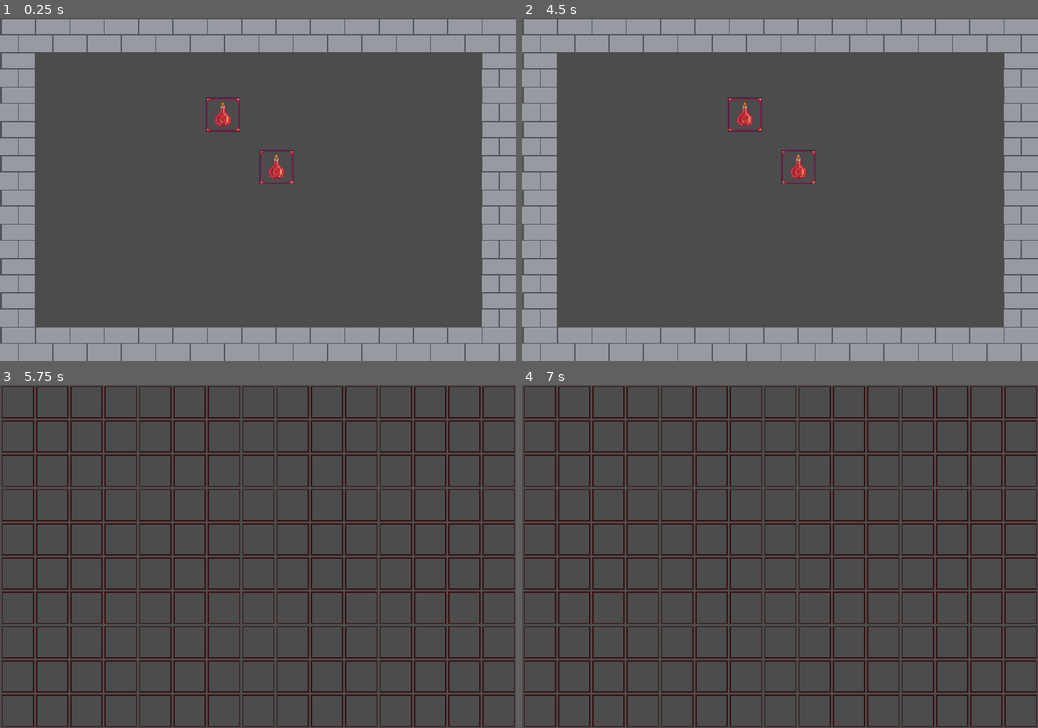
Above: before the commit, frames 1-4 (two rows, left to right).
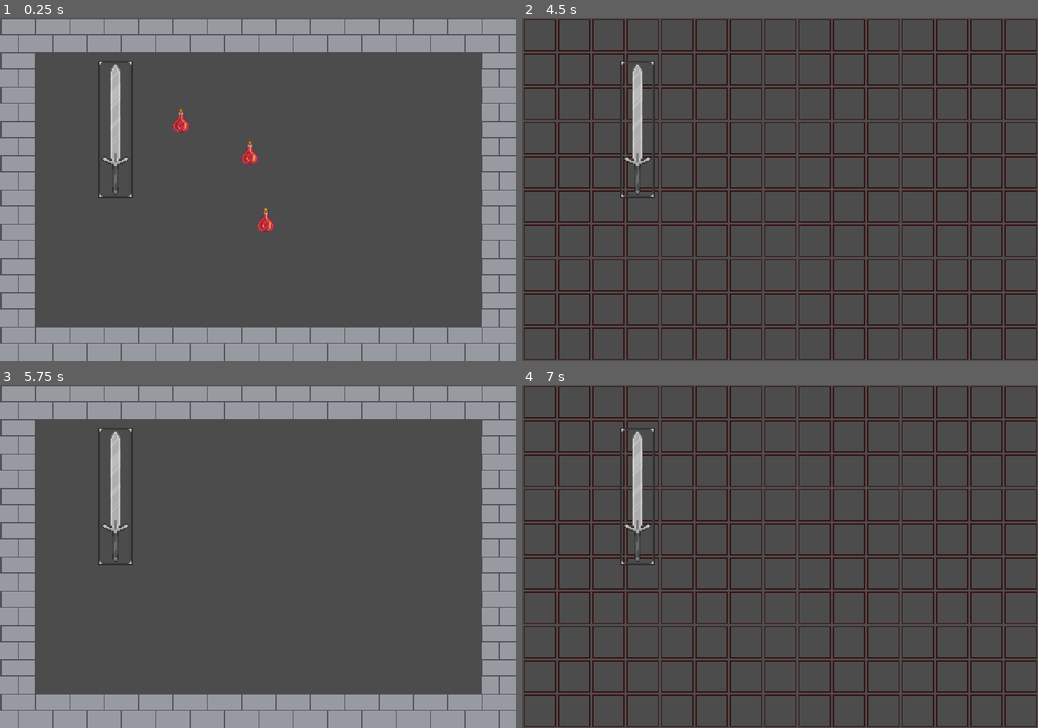
Above: after the commit, the same moments.

Repository: Steaf23/GWJ33
Game: Godot game, scene res://scenes/World.tscn
Same seed, same stepped clock (60 frames per second), same inputs: the game is played once before the commit and once after it.
Inputs (mouse positions are in pixels of both pictures, inside the frame that each line leads up to):
- Up to frame 1 (0.25 s): no input
- Up to frame 2 (4.5 s): tap Enter at 0.5, 2, 3.5 s; move the mouse to (800, 165) at 0.52 s; hold D (ui_right) 0.53-1.28 s; hold E (open_bag) 0.53-1.28 s; click (800, 165) at 0.67 s; tap Space (pickup_item) at 1.25, 1.35, 2.75, 2.85, 4.25, 4.35 s; move the mouse to (676, 206) at 1.27 s; hold S (ui_down) 1.28-2.03 s; click (676, 206) at 1.42 s; move the mouse to (743, 114) at 2.02 s; hold D (ui_right) 2.03-2.78 s; hold E (open_bag) 2.03-2.78 s; click (743, 114) at 2.17 s; move the mouse to (754, 258) at 2.77 s; hold W (ui_up) 2.78-3.53 s; click (754, 258) at 2.92 s; move the mouse to (934, 240) at 3.52 s; hold E (open_bag) 3.53-4.28 s; hold A (ui_left) from 3.53 s (still down); click (934, 240) at 3.67 s; move the mouse to (625, 138) at 4.27 s; click (625, 138) at 4.42 s
- Up to frame 3 (5.75 s): move the mouse to (283, 556) at 5.02 s; release A (ui_left) at 5.03 s; hold S (ui_down) from 5.03 s (still down); hold E (open_bag) from 5.03 s (still down); click (283, 556) at 5.17 s
- Up to frame 4 (7 s): move the mouse to (702, 470) at 5.77 s; release S (ui_down) at 5.78 s; release E (open_bag) at 5.78 s; hold D (ui_right) 5.78-6.53 s; tap Space (pickup_item) at 5.85 s; click (702, 470) at 5.92 s; move the mouse to (893, 539) at 6.52 s; hold W (ui_up) from 6.53 s (still down); hold E (open_bag) from 6.53 s (still down); click (893, 539) at 6.67 s

The runs differ from the first frame. In frame 1, 1.9% of the frame differs, in the area x 19-57%, y 12-63%; in frame 2, 37%, in the area x 0-100%, y 0-100%; in frame 3, 37%; in frame 4, 0.9%.

Commit message:
written converter for converting ground to bag items and vice versa

Diff:
--- a/Godot/scenes/Bag.tscn
+++ b/Godot/scenes/Bag.tscn
@@ -31,4 +31,13 @@
 collision_mask = 2
 
 [node name="CollisionPolygon2D" type="CollisionPolygon2D" parent="Border"]
-polygon = PoolVector2Array( 384, 96, 384, 320, 480, 320, 480, 0, 0, 0, 0, 320, 384, 320, 384, 256, 224, 256, 224, 96 )
+polygon = PoolVector2Array( 320, 128, 320, 320, 480, 320, 480, 0, 0, 0, 0, 320, 320, 320, 320, 288, 160, 288, 160, 128 )
+
+[node name="Top" type="Position2D" parent="."]
+position = Vector2( 224, 64 )
+
+[node name="Right" type="Position2D" parent="."]
+position = Vector2( 384, 160 )
+
+[node name="Left" type="Position2D" parent="."]
+position = Vector2( 64, 160 )
--- a/Godot/scenes/Dungeon.tscn
+++ b/Godot/scenes/Dungeon.tscn
@@ -1,10 +1,9 @@
-[gd_scene load_steps=6 format=2]
+[gd_scene load_steps=5 format=2]
 
 [ext_resource path="res://scenes/Player.tscn" type="PackedScene" id=1]
-[ext_resource path="res://scenes/GroundItem.tscn" type="PackedScene" id=2]
+[ext_resource path="res://scenes/ground_items/GroundItem.tscn" type="PackedScene" id=2]
 [ext_resource path="res://scripts/Dungeon.gd" type="Script" id=3]
-[ext_resource path="res://scenes/Room.tscn" type="PackedScene" id=4]
-[ext_resource path="res://scenes/WarningSign.tscn" type="PackedScene" id=5]
+[ext_resource path="res://scenes/rooms/Room.tscn" type="PackedScene" id=4]
 
 [node name="Dungeon" type="Node2D"]
 script = ExtResource( 3 )
@@ -15,11 +14,13 @@
 [node name="Room" parent="." instance=ExtResource( 4 )]
 
 [node name="GroundItem" parent="Room" instance=ExtResource( 2 )]
-position = Vector2( 257, 139 )
+position = Vector2( 168, 96 )
 
 [node name="GroundItem2" parent="Room" instance=ExtResource( 2 )]
-position = Vector2( 207, 90 )
+position = Vector2( 247, 189 )
 
-[node name="WarningSign" parent="." instance=ExtResource( 5 )]
+[node name="GroundItem3" parent="Room" instance=ExtResource( 2 )]
+position = Vector2( 232, 126 )
+id = "Sword"
 
 [editable path="Room"]
--- a/Godot/scenes/Hero.gd
+++ b/Godot/scenes/Hero.gd
@@ -1,3 +1,25 @@
-extends Node2D
+extends Area2D
 
 export var HP = 100
+
+var show_hover = false
+
+onready var sprite = $Sprite
+
+func _process(delta):
+	show_hover = false
+	if get_player() != null:
+		show_hover = true
+	set_hover_shader(show_hover)
+
+func show_equipment():
+	print("EQUIP ME")
+
+func set_hover_shader(enabled):
+	sprite.get_material().set_shader_param("outline_enabled", enabled)
+
+func get_player():
+	for body in get_overlapping_bodies():
+		if body.name == "Player":
+			return body
+	return null
--- a/Godot/scenes/Hero.tscn
+++ b/Godot/scenes/Hero.tscn
@@ -1,8 +1,31 @@
-[gd_scene load_steps=2 format=2]
+[gd_scene load_steps=6 format=2]
 
 [ext_resource path="res://scenes/Hero.gd" type="Script" id=1]
+[ext_resource path="res://resources/PixelOutline.shader" type="Shader" id=2]
+[ext_resource path="res://assets/sprites/Bag_Claymore.png" type="Texture" id=3]
 
-[node name="Hero" type="Node2D"]
+[sub_resource type="ShaderMaterial" id=1]
+shader = ExtResource( 2 )
+shader_param/outline_enabled = false
+shader_param/blink = null
+shader_param/outline_color = Color( 0.168627, 1, 0.882353, 1 )
+
+[sub_resource type="CircleShape2D" id=2]
+radius = 16.0
+
+[node name="Hero" type="Area2D"]
 script = ExtResource( 1 )
 
 [node name="Sprite" type="Sprite" parent="."]
+material = SubResource( 1 )
+texture = ExtResource( 3 )
+
+[node name="Collision" type="CollisionShape2D" parent="."]
+shape = SubResource( 2 )
+
+[node name="EquipMenu" type="Area2D" parent="."]
+visible = false
+
+[node name="Slot" type="CollisionPolygon2D" parent="EquipMenu"]
+position = Vector2( 96, 64 )
+polygon = PoolVector2Array( 0, 0, 32, 0, 32, 32, 0, 32 )
--- /dev/null
+++ b/Godot/scenes/ItemConverter.gd
@@ -0,0 +1,10 @@
+extends Node
+
+func to_bag(ground_item):
+	return load("res://scenes/bag_items/" + ground_item.id + "BagItem.tscn").instance()
+
+func to_ground(bag_item):
+	var ground_item = load("res://scenes/ground_items/GroundItem.tscn").instance()
+	ground_item.id = bag_item.id
+	ground_item.sprite.texture = load("res://assets/sprites/Ground" + bag_item.id + ".png")
+	return ground_item
--- a/Godot/scenes/WarningSign.tscn
+++ b/Godot/scenes/WarningSign.tscn
@@ -1,3 +1,14 @@
-[gd_scene format=2]
+[gd_scene load_steps=2 format=2]
+
+[ext_resource path="res://scripts/WarningSign.gd" type="Script" id=1]
 
 [node name="WarningSign" type="Node2D"]
+script = ExtResource( 1 )
+
+[node name="Sprite" type="Sprite" parent="."]
+
+[node name="Sprite2" type="Sprite" parent="."]
+
+[node name="Sprite3" type="Sprite" parent="."]
+
+[node name="Sprite4" type="Sprite" parent="."]
--- a/Godot/scenes/World.tscn
+++ b/Godot/scenes/World.tscn
@@ -1,8 +1,10 @@
-[gd_scene load_steps=4 format=2]
+[gd_scene load_steps=6 format=2]
 
 [ext_resource path="res://scenes/Dungeon.tscn" type="PackedScene" id=1]
 [ext_resource path="res://scenes/Bag.tscn" type="PackedScene" id=2]
 [ext_resource path="res://scripts/World.gd" type="Script" id=3]
+[ext_resource path="res://scenes/Hero.tscn" type="PackedScene" id=4]
+[ext_resource path="res://scenes/ItemConverter.gd" type="Script" id=5]
 
 [node name="World" type="Node2D"]
 pause_mode = 2
@@ -18,5 +20,11 @@
 wait_time = 5.0
 one_shot = true
 
+[node name="Hero" parent="." instance=ExtResource( 4 )]
+position = Vector2( 107, 104 )
+
+[node name="ItemConverter" type="Node" parent="."]
+script = ExtResource( 5 )
+
 [connection signal="request_item_pickup" from="Dungeon" to="." method="on_dungeon_request_item_pickup"]
 [connection signal="timeout" from="LootTimer" to="Dungeon" method="_on_loot_timeout"]
--- a/Godot/scenes/BagItem.tscn
+++ b/Godot/scenes/bag_items/BagItem.tscn
@@ -1,7 +1,6 @@
-[gd_scene load_steps=3 format=2]
+[gd_scene load_steps=2 format=2]
 
 [ext_resource path="res://scripts/BagItem.gd" type="Script" id=1]
-[ext_resource path="res://assets/sprites/Bag_Potion.png" type="Texture" id=2]
 
 [node name="BagItem" type="Area2D"]
 collision_layer = 2
@@ -10,7 +9,6 @@
 
 [node name="Sprite" type="Sprite" parent="."]
 position = Vector2( 16, 16 )
-texture = ExtResource( 2 )
 
 [node name="Collision" type="CollisionPolygon2D" parent="."]
 position = Vector2( 16, 16 )
--- /dev/null
+++ b/Godot/scenes/bag_items/SwordBagItem.tscn
@@ -0,0 +1,13 @@
+[gd_scene load_steps=3 format=2]
+
+[ext_resource path="res://assets/sprites/Bag_Claymore.png" type="Texture" id=1]
+[ext_resource path="res://scenes/bag_items/BagItem.tscn" type="PackedScene" id=2]
+
+[node name="BagItem" instance=ExtResource( 2 )]
+
+[node name="Sprite" parent="." index="0"]
+texture = ExtResource( 1 )
+offset = Vector2( 0, 16 )
+
+[node name="Collision" parent="." index="1"]
+polygon = PoolVector2Array( -15, -47, 15, -47, 15, 79, -15, 79 )
--- a/Godot/scenes/GroundItem.tscn
+++ b/Godot/scenes/ground_items/GroundItem.tscn
@@ -1,17 +1,17 @@
 [gd_scene load_steps=8 format=2]
 
 [ext_resource path="res://scripts/GroundItem.gd" type="Script" id=1]
-[ext_resource path="res://assets/sprites/Bag_Potion.png" type="Texture" id=2]
-[ext_resource path="res://scenes/BagItem.tscn" type="PackedScene" id=3]
+[ext_resource path="res://assets/sprites/GroundPotion.png" type="Texture" id=2]
+[ext_resource path="res://scenes/bag_items/BagItem.tscn" type="PackedScene" id=3]
 [ext_resource path="res://resources/PixelOutline.shader" type="Shader" id=4]
 
-[sub_resource type="RectangleShape2D" id=1]
-extents = Vector2( 16, 16 )
+[sub_resource type="CircleShape2D" id=4]
+radius = 14.0
 
 [sub_resource type="ShaderMaterial" id=2]
 resource_local_to_scene = true
 shader = ExtResource( 4 )
-shader_param/outline_enabled = null
+shader_param/outline_enabled = false
 shader_param/blink = false
 shader_param/outline_color = Color( 1, 1, 1, 1 )
 
@@ -37,7 +37,7 @@
 bag_item = ExtResource( 3 )
 
 [node name="Collision" type="CollisionShape2D" parent="."]
-shape = SubResource( 1 )
+shape = SubResource( 4 )
 
 [node name="Sprite" type="Sprite" parent="."]
 material = SubResource( 2 )
@@ -45,6 +45,3 @@
 
 [node name="AnimationPlayer" type="AnimationPlayer" parent="."]
 anims/Blink = SubResource( 3 )
-
-[connection signal="mouse_entered" from="." to="." method="_on_mouse_entered"]
-[connection signal="mouse_exited" from="." to="." method="_on_mouse_exited"]
--- a/Godot/scripts/Bag.gd
+++ b/Godot/scripts/Bag.gd
@@ -3,6 +3,10 @@
 const GRID_SIZE = 32
 
 var held_item
+
+onready var spawn_top = $Top.position
+onready var spawn_left = $Left.position
+onready var spawn_right = $Right.position
 
 func _process(delta):
 	if held_item == null:
--- a/Godot/scripts/BagItem.gd
+++ b/Godot/scripts/BagItem.gd
@@ -1,10 +1,12 @@
 extends Area2D
 
 export(PackedScene) var ground_item
+export var id = ""
 
 var picked_up
 var mouse_offset = Vector2.ZERO
-var old_pos
+var old_pos = Position2D.new()
+var rot : int
 
 signal clicked_on(item)
 
@@ -26,16 +28,24 @@
 			if event.is_pressed():
 				mouse_offset = get_local_mouse_position()
 				picked_up = true
-				old_pos = position
+				old_pos.position = position
+				old_pos.rotation_degrees = rot
 				emit_signal("clicked_on", self)
 
+# TODO change this, add old_rotation
+func set_rot(degrees):
+	print(degrees)
+	rot = degrees
+	sprite.rotation_degrees = rot
+	collision.rotation_degrees = rot
+
 func rotateCW():
-	sprite.rotation_degrees += 90
-	collision.rotation_degrees += 90
+	set_rot(rot + 90 % 360)
 
 func drop():
 	if self.get_overlapping_areas().size() != 0:
-		position = old_pos
+		position = old_pos.position
+		set_rot(old_pos.rotation_degrees)
 
 func get_ground_item():
 	return ground_item.instance()
--- a/Godot/scripts/GroundItem.gd
+++ b/Godot/scripts/GroundItem.gd
@@ -1,6 +1,7 @@
 extends Area2D
 
 export(PackedScene) var bag_item
+export var id = ""
 
 var show_hover = false
 
@@ -12,12 +13,6 @@
 	if get_player() != null:
 		show_hover = true
 	set_hover_shader(show_hover)
-
-func _on_mouse_entered():
-	show_hover = true
-
-func _on_mouse_exited():
-	show_hover = false
 
 func set_hover_shader(enabled):
 	sprite.get_material().set_shader_param("outline_enabled", enabled)
--- /dev/null
+++ b/Godot/scripts/WarningSign.gd
@@ -0,0 +1,3 @@
+extends Node2D
+
+#
--- a/Godot/scripts/World.gd
+++ b/Godot/scripts/World.gd
@@ -5,6 +5,7 @@
 onready var dungeon = $Dungeon
 onready var bag = $Bag
 onready var lootTimer = $LootTimer
+onready var converter = $ItemConverter
 
 func _ready():
 	lootTimer.start()
@@ -28,7 +29,7 @@
 
 func on_dungeon_request_item_pickup(item):
 	show_bag = true
-	var bag_item = item.get_bag_item()
+	var bag_item = converter.to_bag(item)
 	bag_item.position += Vector2(96, 128)
 	bag.add_child(bag_item)
 	item.queue_free()
Binary file added: Godot/assets/sprites/GroundPotion.png
Not shown, added: Godot/roadblocks.txt
Renamed: Godot/scenes/Room.tscn -> Godot/scenes/rooms/Room.tscn
